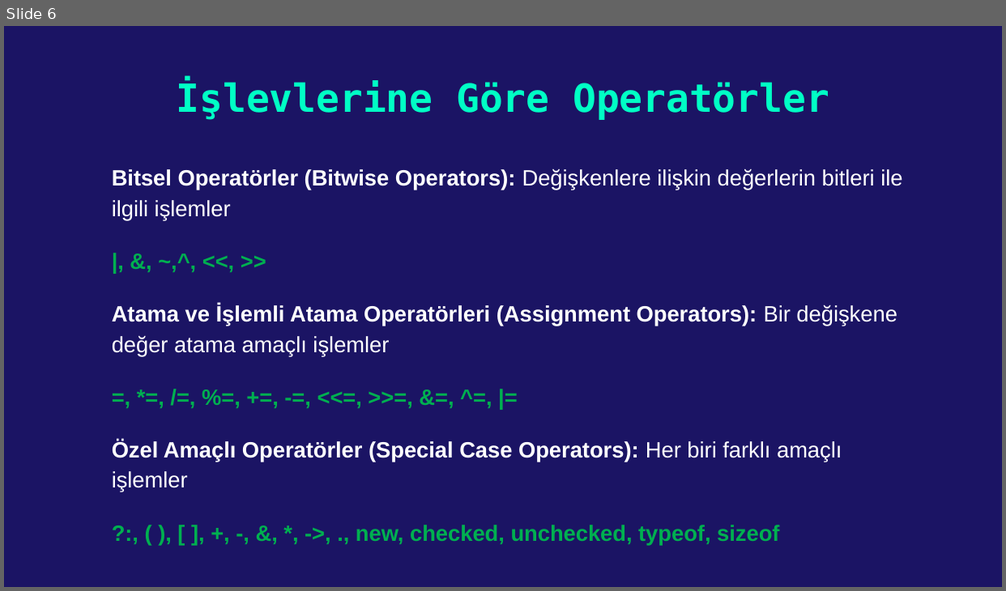
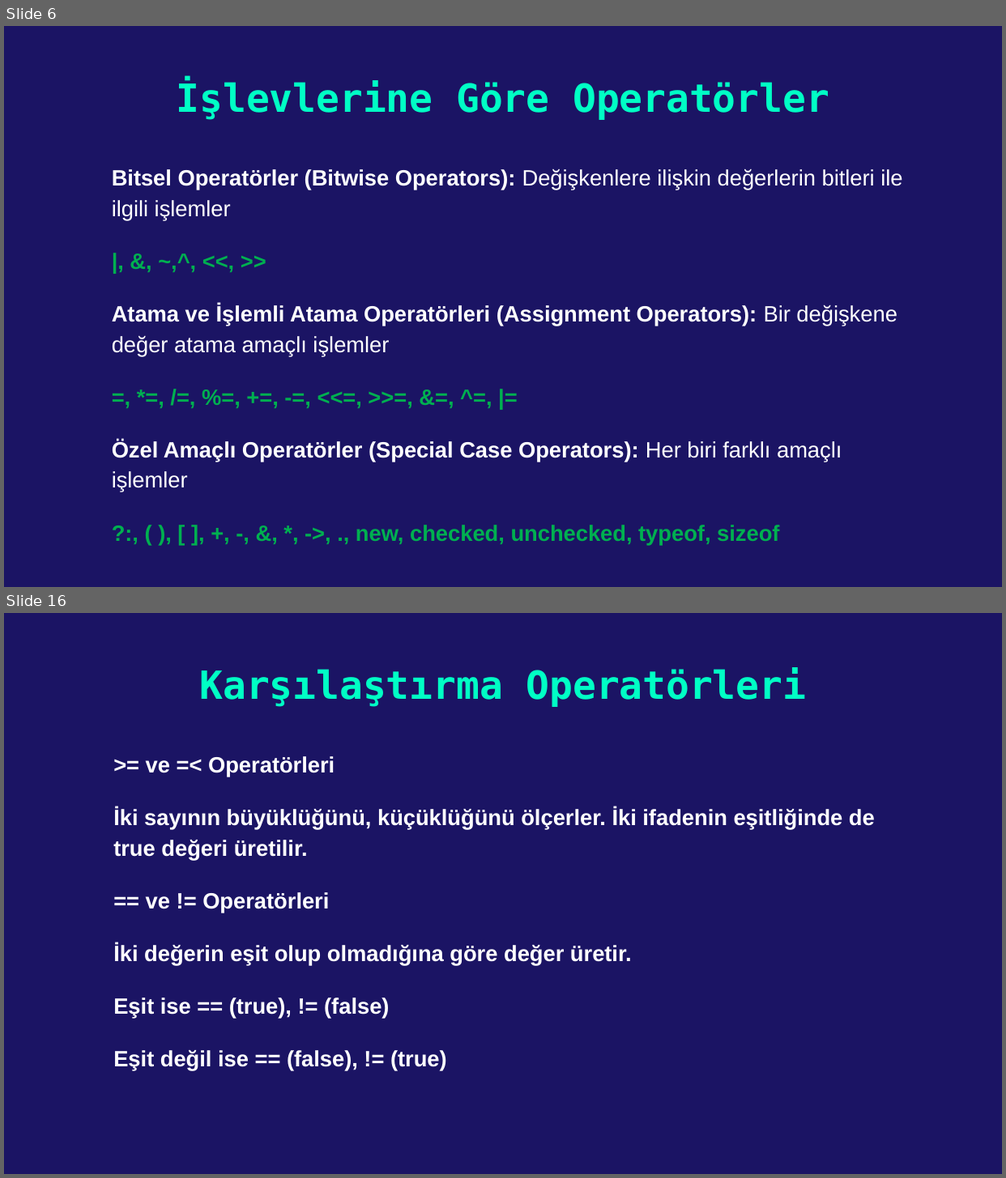
Before and after one commit to kadirdemir/C-Sharp-2022, a slide deck: Operatörler.pptx. Shown one above the other, each under a label of ours: slide 6 before the commit, slides 6 and 16 after it; the slides between them are not shown. The pictures are 1006x591 and 1006x1178 pixels, drawn with LibreOffice and Linux fonts; fonts in the diff are those of the drawing. Boxes give left, top, right and bottom in pixels: in the first picture for what was removed or moved away, otherwise in the second. Text is boxed around its words. In the diff, an @@ line names an element or a change of style, - is before the commit and + after.

Commit message:
Operatörler Sunumu güncellendi

```diff
--- a/Operatörler.pptx
+++ b/Operatörler.pptx
@@ slide 16 added at (4,613,1002,1174), background #1B1464 @@
@@ title added at (200,667,807,707), 28 pt, text #00FFC5, bold @@
+Karşılaştırma Operatörleri
@@ text added at (113,756,875,1071), 16 pt, text #FFFFFF, bold @@
+>= ve =< Operatörleri
+İki sayının büyüklüğünü, küçüklüğünü ölçerler. İki ifadenin eşitliğinde de true değeri üretilir.
+== ve != Operatörleri
+İki değerin eşit olup olmadığına göre değer üretir.
+Eşit ise == (true), != (false)
+Eşit değil ise == (false), != (true)
```
Also in this commit, not shown: 30 other slides added.
